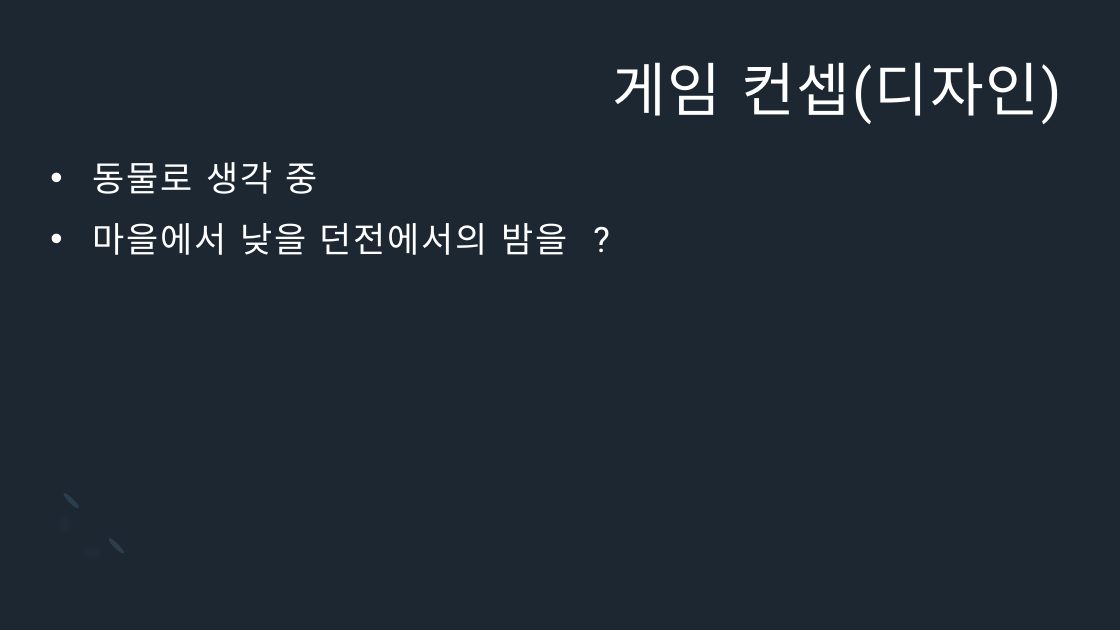
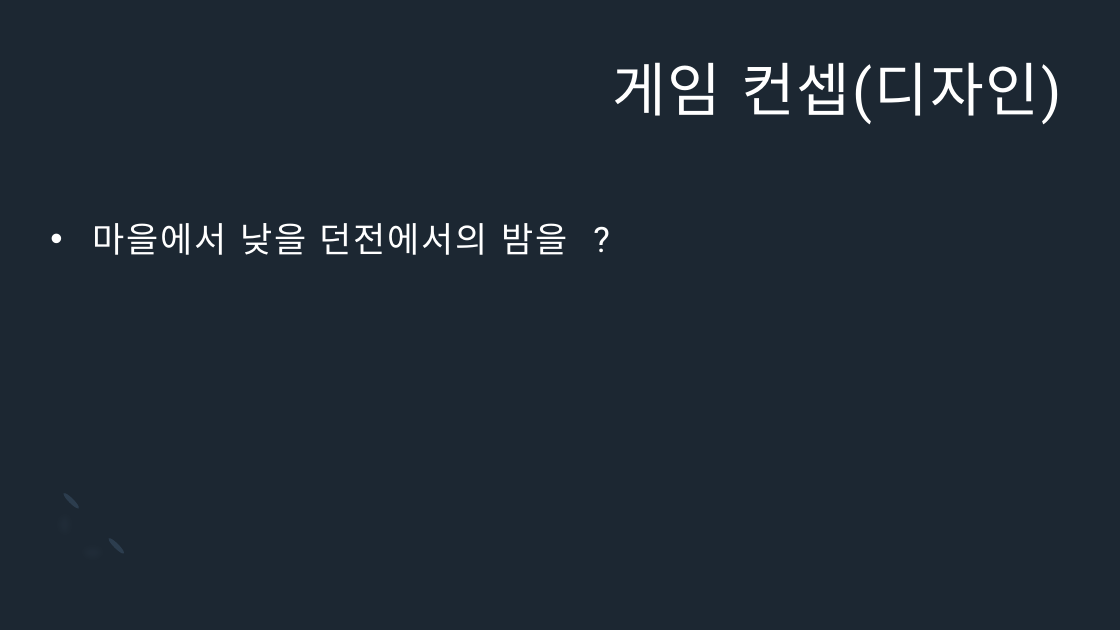
Before and after one commit to Icloy/2D_Roguelike, a slide deck: slide 5 of 기획서.pptx. Drawn at 1120x630 pixels with LibreOffice and Linux fonts; fonts in the diff are those of the drawing. Boxes give left, top, right and bottom in pixels: in the first picture for what was removed or moved away, otherwise in the second. Text is boxed around its words. In the diff, an @@ line names an element or a change of style, - is before the commit and + after.

```diff
--- a/기획서.pptx
+++ b/기획서.pptx
@@ text removed at [92,162,318,194] @@
-• 동물로 생각 중
```
Also in this commit, not shown: 5 other slides changed, 1 slide added, 2 slides removed, 1 other file.
